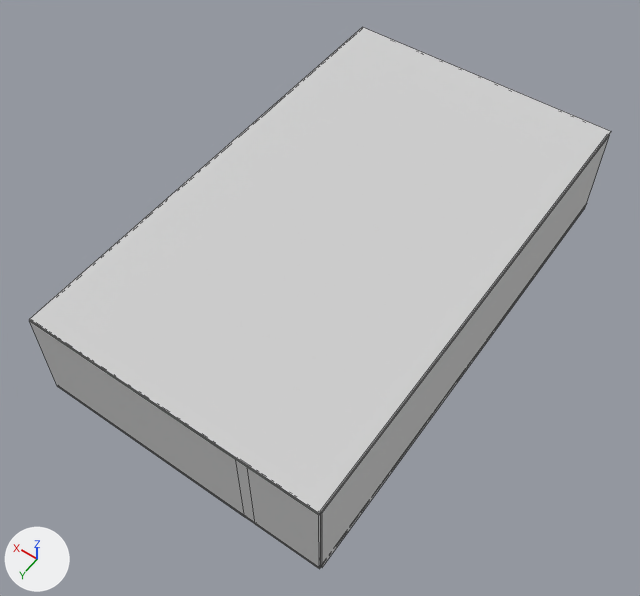
The Blender file scene.blend as it was, and as the next commit left it.
Before and after are seen from a camera (50 mm lens) standing at (-11.09, 13.84, 23.82) and looking at (-1.13, -0.11, 1.91). Every picture has the same lights, and +X, +Y and +Z are marked at lower left. Mesh edges are drawn as thin lines.
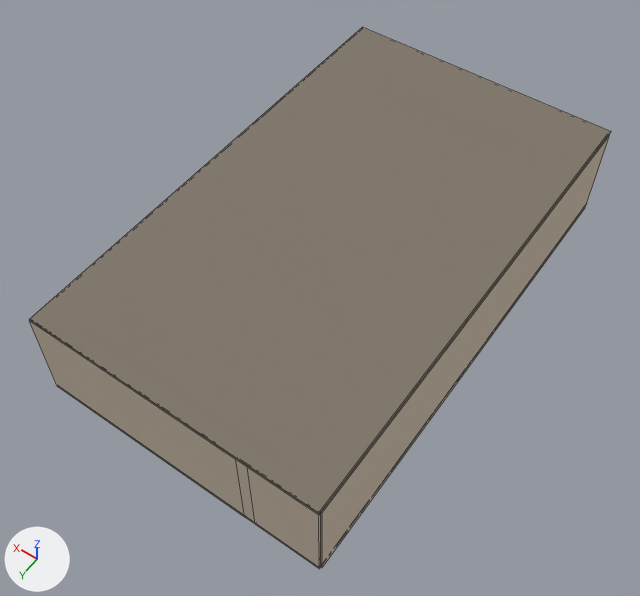
Scene script edits in JSON lines:
```json
{"op": "add", "block": "mat_material_009", "code": ["mat_material_009 = diffuse_material('Material.009')", "mat_material_009.base_color = (0.23, 0.199, 0.161)  # grey #847b70"]}
{"op": "add", "block": "mat_walls", "code": ["mat_walls = diffuse_material('walls')", "mat_walls.base_color = (0.64, 0.55, 0.441)  # light grey #d1c4b1"]}
{"block": "me_cube_002", "where": "me_cube_002.from_pydata(...)  # 20 vertices, 18 faces; spans x -2.43..4.32, y 0.25..3.14, z -1.73..-1.53"}
{"op": "remove", "block": "me_cube_002", "code": "me_cube_002.materials.append(mat_material_019)  # light grey #d1d1d1"}
{"op": "add", "block": "me_cube_002", "code": "me_cube_002.materials.append(mat_walls)  # light grey #d1c4b1"}
{"block": "me_cube_004", "where": "me_cube_004.from_pydata(...)  # 8 vertices, 6 faces; spans x 4.25..4.31, y 0.4..2.99, z -4.47..5.89"}
{"op": "remove", "block": "me_cube_004", "code": "me_cube_004.materials.append(mat_material_003)  # light grey #d1d1d1"}
{"op": "add", "block": "me_cube_004", "code": "me_cube_004.materials.append(mat_walls)  # light grey #d1c4b1"}
{"block": "me_cube_003_cube_001", "where": "me_cube_003_cube_001.from_pydata(...)  # 8 vertices, 6 faces; spans x -2.43..4.32, y 0.89..0.95, z -4.4..5.85"}
{"op": "remove", "block": "me_cube_003_cube_001", "code": "me_cube_003_cube_001.materials.append(mat_material_005)  # light grey #d1d1d1"}
{"op": "add", "block": "me_cube_003_cube_001", "code": "me_cube_003_cube_001.materials.append(mat_material_009)  # grey #847b70"}
```

Location of each change, (x1, y1, x2, y2) in pixels of the pictures (640 x 596 px):
```json
{"object": "Cube.003_Cube.000", "change": "recoloured", "before": [29, 27, 611, 515], "after": [29, 27, 611, 515]}
{"object": "Cube.002", "change": "recoloured", "before": [29, 321, 321, 568], "after": [29, 321, 321, 568]}
{"object": "Cube.003", "change": "recoloured", "before": [321, 135, 610, 567], "after": [321, 135, 610, 567]}
```
